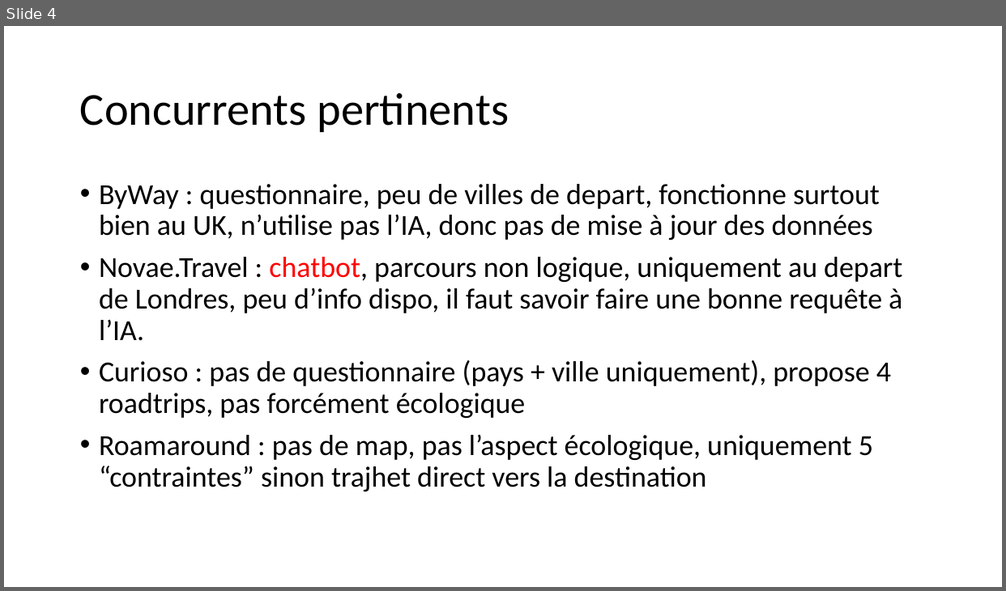
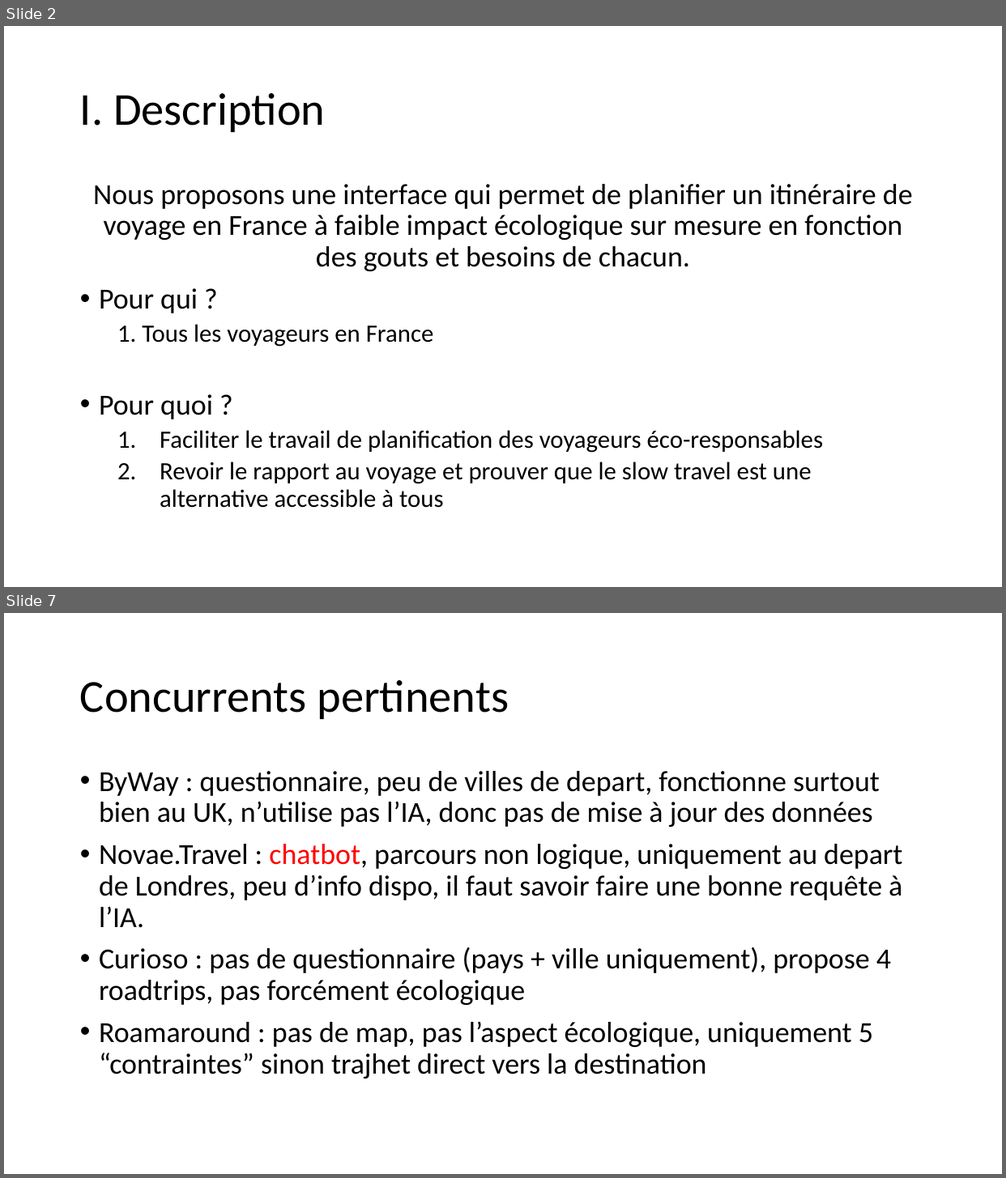
Before and after one commit to Quentin-Piot/eco-planner, a slide deck: Gestion de projet/Analyse Eco-Planner.pptx. Shown one above the other, each under a label of ours: slide 4 before the commit, slides 2 and 7 after it; the slides between them are not shown. The pictures are 1006x591 and 1006x1178 pixels, drawn with LibreOffice and Linux fonts; fonts in the diff are those of the drawing. Boxes give left, top, right and bottom in pixels: in the first picture for what was removed or moved away, otherwise in the second. Text is boxed around its words. In the diff, an @@ line names an element or a change of style, - is before the commit and + after.

```diff
--- a/Gestion de projet/Analyse Eco-Planner.pptx
+++ b/Gestion de projet/Analyse Eco-Planner.pptx
@@ slide 2 added at bbox=[4, 26, 1002, 587], background #FFFFFF @@
@@ title added at bbox=[80, 93, 326, 132], 44 pt, text #000000 @@
+I. Description
@@ text added at bbox=[93, 184, 913, 508], 24 pt, text #000000 @@
+Nous proposons une interface qui permet de planifier un itinéraire de voyage en France à faible impact écologique sur mesure en fonction des gouts et besoins de chacun.
+• Pour qui ?
+  1. Tous les voyageurs en France
+• Pour quoi ?
+  1. Faciliter le travail de planification des voyageurs éco-responsables
+  2. Revoir le rapport au voyage et prouver que le slow travel est une alternative accessible à tous
@@ what was slide 4 is now slide 7 @@
```
Also in this commit, not shown: 3 slides changed, 4 other slides added, 2 slides removed, 28 other files.
